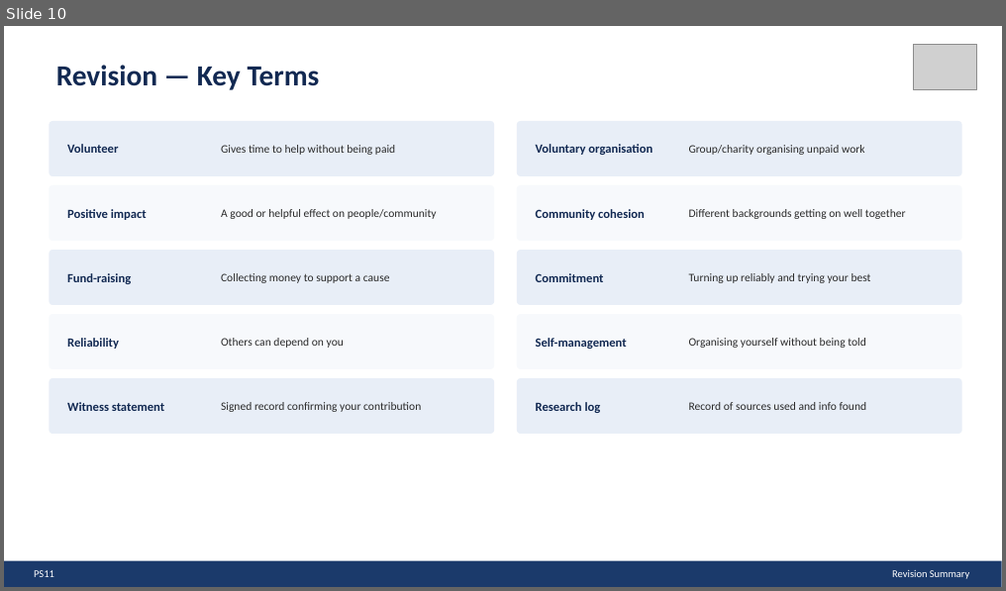
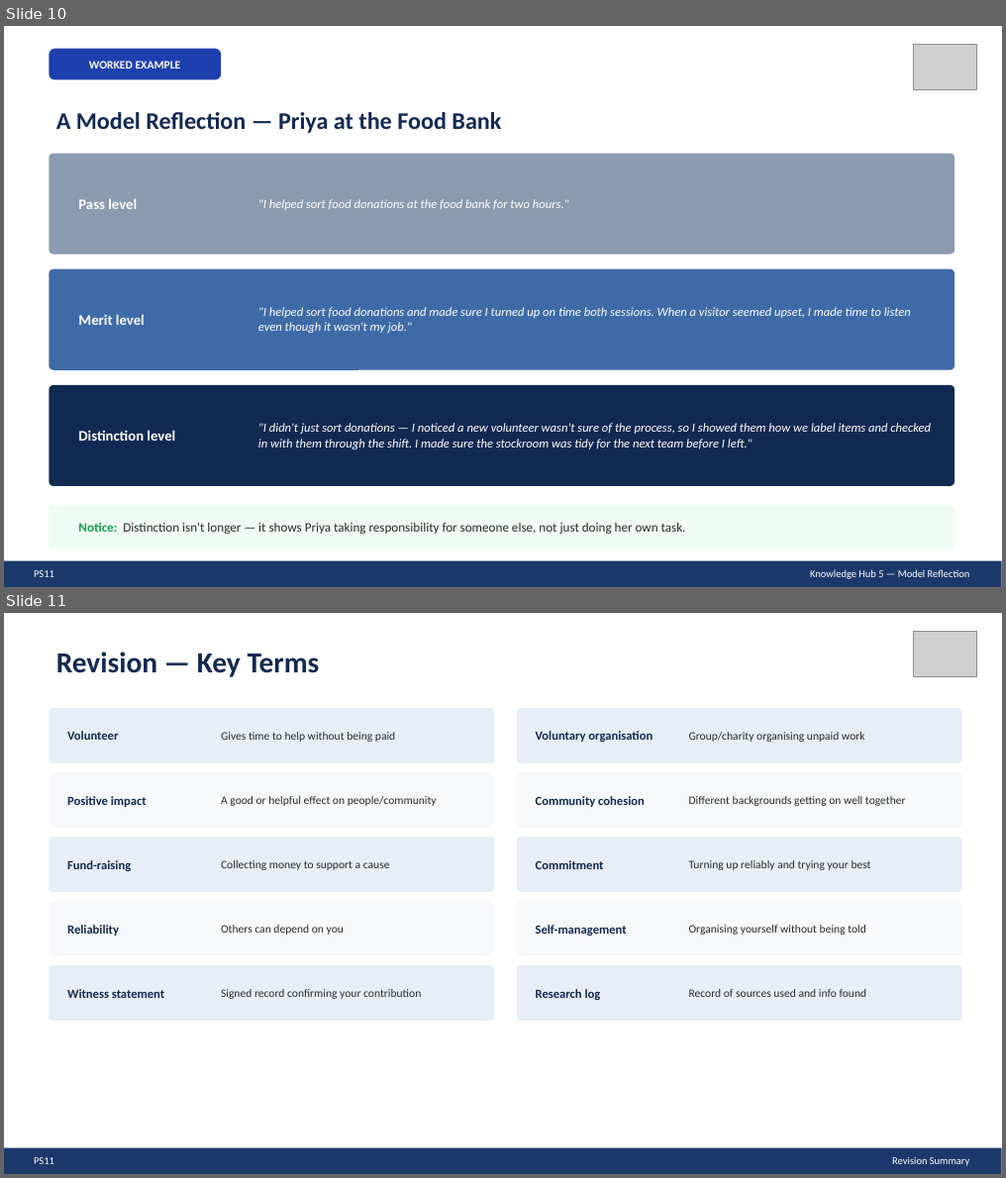
Before and after one commit to JJ2026Outdoor/ACOutdoorEd, a slide deck: PS11ContributingSlides.pptx. Shown one above the other, each under a label of ours: slide 10 before the commit, slides 10 and 11 after it. The pictures are 1006x591 and 1006x1178 pixels, drawn with LibreOffice and Linux fonts; fonts in the diff are those of the drawing; grey boxes stand for pictures. Boxes give left, top, right and bottom in pixels: in the first picture for what was removed or moved away, otherwise in the second. Text is boxed around its words. In the diff, an @@ line names an element or a change of style, - is before the commit and + after.

```diff
--- a/PS11ContributingSlides.pptx
+++ b/PS11ContributingSlides.pptx
@@ slide 10 added at <box>4,26,1002,587</box>, background #FFFFFF @@
@@ rounded rectangle added at <box>49,49,221,79</box>, fill #1E40AF @@
@@ picture added at <box>914,45,977,89</box> @@
@@ text added at <box>89,61,181,69</box>, 11 pt, text #FFFFFF, bold @@
+WORKED EXAMPLE
@@ text added at <box>56,112,501,133</box>, 23 pt, text #122952, bold @@
+A Model Reflection — Priya at the Food Bank
@@ rounded rectangle added at <box>49,154,954,255</box>, fill #8A9AAF @@
@@ text added at <box>78,199,137,209</box>, 14 pt, text #FFFFFF, bold @@
+Pass level
@@ text added at <box>258,199,569,210</box>, 12 pt, text #FFFFFF, italic @@
+"I helped sort food donations at the food bank for two hours."
@@ rounded rectangle added at <box>49,270,954,371</box>, fill #3E6BA8 @@
@@ text added at <box>78,314,145,325</box>, 14 pt, text #FFFFFF, bold @@
+Merit level
@@ text added at <box>258,307,911,333</box>, 12 pt, text #FFFFFF, italic @@
+"I helped sort food donations and made sure I turned up on time both sessions. When a visitor seemed upset, I made time to listen even though it wasn't my job."
@@ rounded rectangle added at <box>49,385,954,486</box>, fill #122952 @@
@@ text added at <box>78,430,175,441</box>, 14 pt, text #FFFFFF, bold @@
+Distinction level
@@ text added at <box>258,423,931,450</box>, 12 pt, text #FFFFFF, italic @@
+"I didn't just sort donations — I noticed a new volunteer wasn't sure of the process, so I showed them how we label items and checked in with them through the shift. I made sure the stockroom was tidy for the next team before I left."
@@ rounded rectangle added at <box>49,505,954,550</box>, fill #F0FDF4 @@
@@ text added at <box>78,523,686,535</box>, 12.5 pt, text #2A2A2A @@
+Notice: Distinction isn't longer — it shows Priya taking responsibility for someone else, not just doing her own task.
@@ rectangle added at <box>4,562,1002,587</box>, fill #1B3A6B @@
@@ text added at <box>34,570,54,577</box>, 10 pt, text #FFFFFF @@
+PS11
@@ text added at <box>810,570,970,579</box>, 10 pt, text #FFFFFF @@
+Knowledge Hub 5 — Model Reflection
@@ what was slide 10 is now slide 11 @@
```
Also in this commit, not shown: 9 slides changed, 1 other slide added, 1 slide removed, 2 other files.
